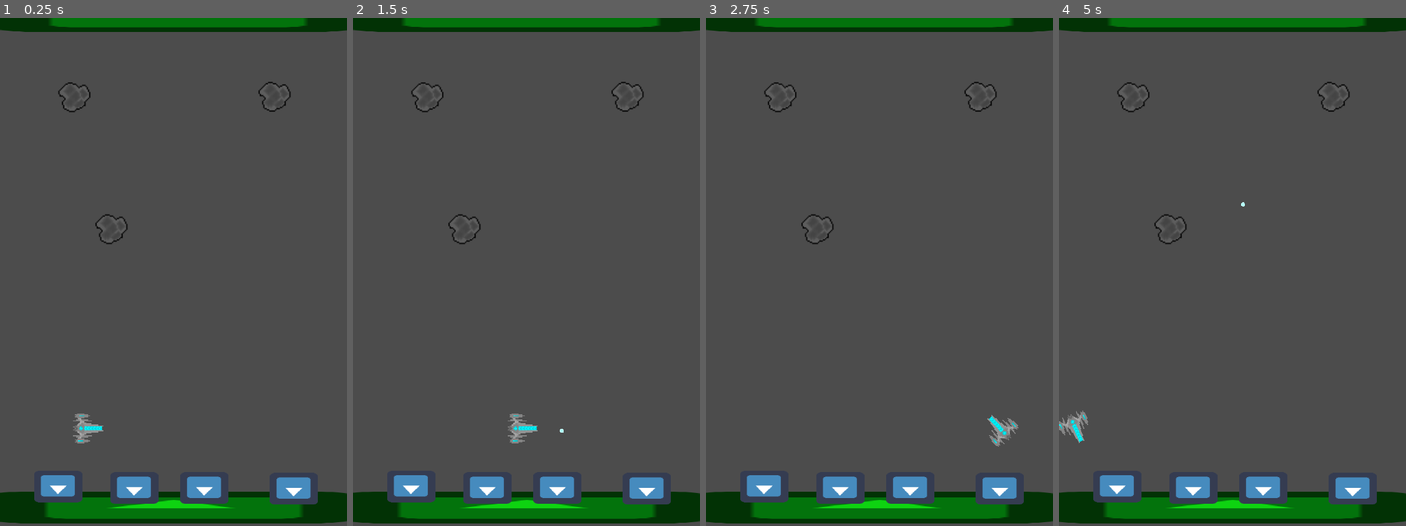
Above: before the commit, frames 1-4 (left to right).
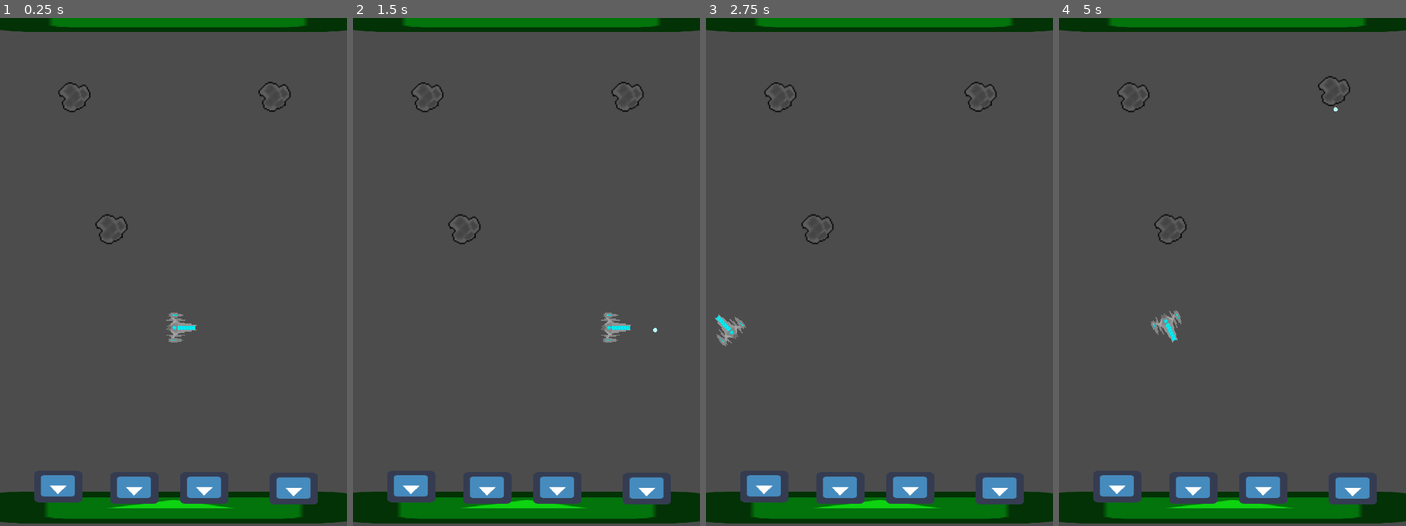
Above: after the commit, the same moments.

Repository: DaVinci789/asteroidblast
Game: Godot game, scene res://world.tscn
Two runs of this game, one before a commit and one after it. Both use one fixed random seed, a clock stepped at 60 frames per second and the inputs below. The engine's default icon, where the game draws it, is replaced by a stand-in: a white triangle on a blue panel in a dark square.
Inputs:
- Up to frame 1 (0.25 s): no input
- Up to frame 2 (1.5 s): tap Enter at 0.5 s; hold Up (ui_up) from 0.53 s (still down); tap Space (ui_select) at 0.6, 0.77, 1.07, 1.35 s
- Up to frame 3 (2.75 s): tap Space (ui_select) at 1.52, 1.82, 2.1 s; release Up (ui_up) at 2.03 s; hold Left (ui_left) from 2.03 s (still down)
- Up to frame 4 (5 s): tap Space (ui_select) at 2.85, 3.02, 3.32, 3.6, 3.77, 4.07, 4.35, 4.52, 4.82 s; release Left (ui_left) at 4.28 s; hold Right (ui_right) from 4.28 s (still down)

The runs differ from the first frame. In frame 1, 0.5% of the frame differs, in the area x 21-57%, y 58-84%; in frame 2, 0.5%; in frame 3, 0.5%; in frame 4, 0.7%, in the area x 0-84%, y 11-84%.

Commit message:
add files

Diff:
--- a/building.gd
+++ b/building.gd
@@ -3,6 +3,8 @@
 # class member variables go here, for example:
 # var a = 2
 # var b = "textvar"
+
+signal destroyed
 
 func _ready():
 	# Called when the node is added to the scene for the first time.
@@ -16,4 +18,5 @@
 
 func _on_hitbox_body_entered(area):
 	if "asteroid" in area.name:
+		emit_signal("destroyed", self)
 		queue_free()
--- a/lazer.tscn
+++ b/lazer.tscn
@@ -8,7 +8,7 @@
 custom_solver_bias = 0.0
 radius = 4.7466
 
-[node name="lazer" type="RigidBody2D" index="0"]
+[node name="lazer" type="RigidBody2D"]
 
 position = Vector2( -0.463928, 0.115982 )
 input_pickable = false
--- a/ship.gd
+++ b/ship.gd
@@ -50,5 +50,3 @@
 		print("firing")
 		$hitdelay.start()
 		shoot()
-		if $lazer.is_colliding():
-			print($lazer.get_collider())
--- a/ship.tscn
+++ b/ship.tscn
@@ -27,23 +27,14 @@
 scale = Vector2( 0.126638, 0.126638 )
 texture = ExtResource( 2 )
 
-[node name="lazer" type="RayCast2D" parent="." index="1"]
-
-position = Vector2( 32, 0 )
-enabled = true
-exclude_parent = true
-cast_to = Vector2( 9000, 0 )
-collision_mask = 1
-_sections_unfolded = [ "Transform" ]
-
-[node name="hitdelay" type="Timer" parent="." index="2"]
+[node name="hitdelay" type="Timer" parent="." index="1"]
 
 process_mode = 1
 wait_time = 0.6
 one_shot = true
 autostart = false
 
-[node name="CollisionShape2D" type="CollisionShape2D" parent="." index="3"]
+[node name="CollisionShape2D" type="CollisionShape2D" parent="." index="2"]
 
 shape = SubResource( 1 )
 _sections_unfolded = [ "Material", "Transform", "Visibility", "Z Index" ]
--- /dev/null
+++ b/world.gd
@@ -0,0 +1,42 @@
+extends Node2D
+
+# class member variables go here, for example:
+# var a = 2
+# var b = "textvar"
+
+var buildings = []
+
+func _ready():
+	for node in get_tree().get_nodes_in_group("building_player"):
+		buildings.append(node)
+	print(buildings)
+	pass
+
+func _process(delta):
+
+	pass
+
+func game_over():
+	if buildings == []:
+		get_tree().quit()
+
+func _on_building_destroyed(body):
+	buildings.remove(buildings.find(body))
+	game_over()
+
+func _on_building2_destroyed(body):
+	buildings.remove(buildings.find(body))
+	game_over()
+	pass # replace with function body
+
+
+func _on_building3_destroyed(body):
+	buildings.remove(buildings.find(body))
+	game_over()
+	pass # replace with function body
+
+
+func _on_building4_destroyed(body):
+	buildings.remove(buildings.find(body))
+	game_over()
+	pass # replace with function body
--- a/world.tscn
+++ b/world.tscn
@@ -1,72 +1,90 @@
-[gd_scene load_steps=6 format=2]
+[gd_scene load_steps=7 format=2]
 
-[ext_resource path="res://ship.tscn" type="PackedScene" id=1]
-[ext_resource path="res://asteroid.tscn" type="PackedScene" id=2]
-[ext_resource path="res://planet.tscn" type="PackedScene" id=3]
-[ext_resource path="res://wall.tscn" type="PackedScene" id=4]
-[ext_resource path="res://building.tscn" type="PackedScene" id=5]
+[ext_resource path="res://world.gd" type="Script" id=1]
+[ext_resource path="res://ship.tscn" type="PackedScene" id=2]
+[ext_resource path="res://asteroid.tscn" type="PackedScene" id=3]
+[ext_resource path="res://planet.tscn" type="PackedScene" id=4]
+[ext_resource path="res://wall.tscn" type="PackedScene" id=5]
+[ext_resource path="res://building.tscn" type="PackedScene" id=6]
 
 [node name="world" type="Node2D" index="0"]
 
-[node name="ship" parent="." index="0" instance=ExtResource( 1 )]
+script = ExtResource( 1 )
 
-position = Vector2( 176.698, 826.767 )
+[node name="ship" parent="." index="0" instance=ExtResource( 2 )]
+
+position = Vector2( 365.348, 623.763 )
 lazer_speed = 1000
-lazer_spin = 2000
 
-[node name="asteroid" parent="." index="1" instance=ExtResource( 2 )]
+[node name="asteroid" parent="." index="1" instance=ExtResource( 3 )]
 
 position = Vector2( 151, 158 )
 
-[node name="asteroid2" parent="." index="2" instance=ExtResource( 2 )]
+[node name="asteroid2" parent="." index="2" instance=ExtResource( 3 )]
 
 position = Vector2( 226, 424 )
 
-[node name="asteroid3" parent="." index="3" instance=ExtResource( 2 )]
+[node name="asteroid3" parent="." index="3" instance=ExtResource( 3 )]
 
 position = Vector2( 555.6, 157.123 )
 scale = Vector2( 2.68373, 2.5598 )
 
-[node name="StaticBody2D" parent="." index="4" instance=ExtResource( 3 )]
+[node name="StaticBody2D" parent="." index="4" instance=ExtResource( 4 )]
 
 position = Vector2( 353.081, -4.20473 )
 scale = Vector2( 11.4569, 1 )
 collision_layer = 2
 _sections_unfolded = [ "Collision", "Transform", "Visibility" ]
 
-[node name="StaticBody2D2" parent="." index="5" instance=ExtResource( 3 )]
+[node name="StaticBody2D2" parent="." index="5" instance=ExtResource( 4 )]
 
 position = Vector2( 344.269, 986.413 )
 scale = Vector2( 11.4569, 1 )
 collision_layer = 2
 _sections_unfolded = [ "Collision" ]
 
-[node name="wall" parent="." index="6" instance=ExtResource( 4 )]
+[node name="wall" parent="." index="6" instance=ExtResource( 5 )]
 
 position = Vector2( 5.0351, 486.74 )
 scale = Vector2( 1, 14.7945 )
 collision_layer = 2
 _sections_unfolded = [ "Collision", "Pickable" ]
 
-[node name="wall2" parent="." index="7" instance=ExtResource( 4 )]
+[node name="wall2" parent="." index="7" instance=ExtResource( 5 )]
 
 position = Vector2( 700.48, 499.103 )
 scale = Vector2( 1, 14.7945 )
 collision_layer = 2
 _sections_unfolded = [ "Collision" ]
 
-[node name="building" parent="." index="8" instance=ExtResource( 5 )]
+[node name="building" parent="." index="8" groups=[
+"building_player",
+] instance=ExtResource( 6 )]
 
 position = Vector2( 116.403, 944.534 )
 
-[node name="building2" parent="." index="9" instance=ExtResource( 5 )]
+[node name="building2" parent="." index="9" groups=[
+"building_player",
+] instance=ExtResource( 6 )]
 
 position = Vector2( 270.151, 947.549 )
 
-[node name="building3" parent="." index="10" instance=ExtResource( 5 )]
+[node name="building3" parent="." index="10" groups=[
+"building_player",
+] instance=ExtResource( 6 )]
 
 position = Vector2( 411.841, 947.549 )
 
-[node name="building4" parent="." index="11" instance=ExtResource( 5 )]
+[node name="building4" parent="." index="11" groups=[
+"building_player",
+] instance=ExtResource( 6 )]
 
 position = Vector2( 592.722, 949.056 )
+
+[connection signal="destroyed" from="building" to="." method="_on_building_destroyed"]
+
+[connection signal="destroyed" from="building2" to="." method="_on_building2_destroyed"]
+
+[connection signal="destroyed" from="building3" to="." method="_on_building3_destroyed"]
+
+[connection signal="destroyed" from="building4" to="." method="_on_building4_destroyed"]
